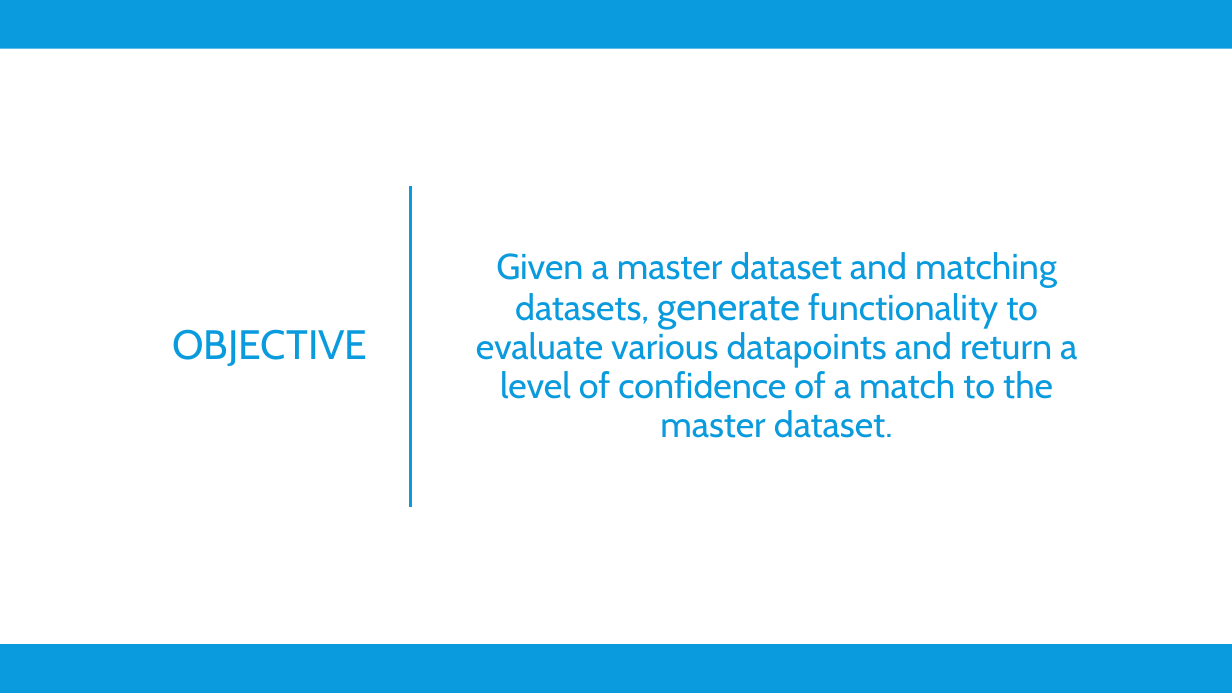
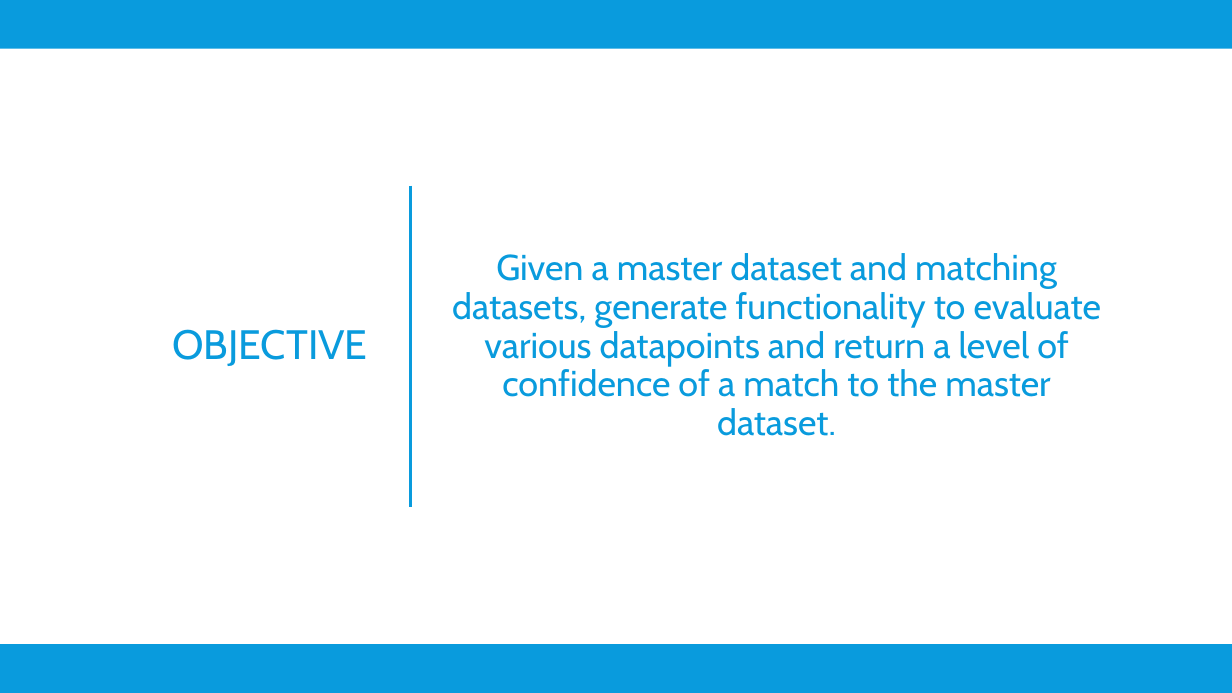
Before and after one commit to OryGregS/SeniorProject, a slide deck: slide 2 of docs/FuzzyRecordLinkage.pptx (slide 5 before the commit). Drawn at 1232x693 pixels with LibreOffice and Linux fonts; fonts in the diff are those of the drawing. Boxes give left, top, right and bottom in pixels: in the first picture for what was removed or moved away, otherwise in the second. Text is boxed around its words. In the diff, an @@ line names an element or a change of style, - is before the commit and + after.

```diff
--- a/docs/FuzzyRecordLinkage.pptx
+++ b/docs/FuzzyRecordLinkage.pptx
@@ text "Given a master dataset and ..." at <box>452,253,1101,436</box>: size 30 to 28 pt in "generate" @@
```
Also in this commit, not shown: 3 other slides changed, 36 other files.
